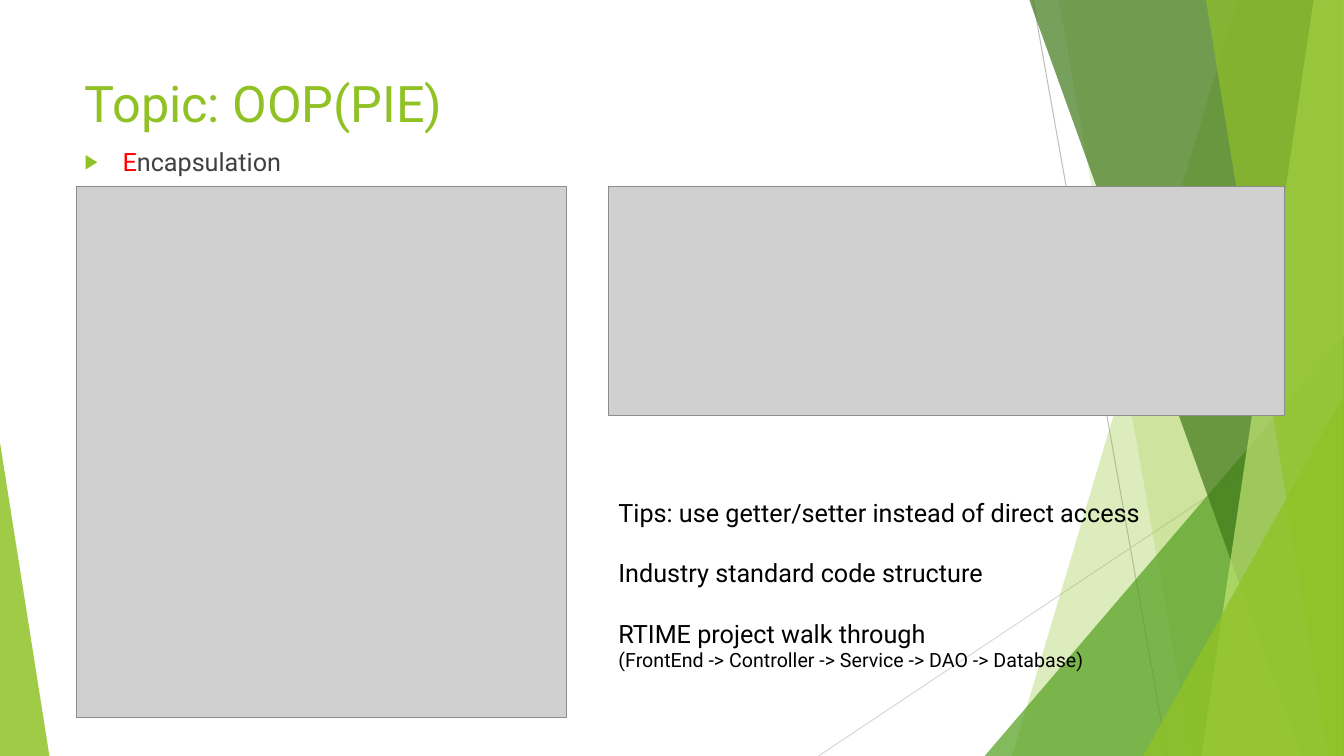
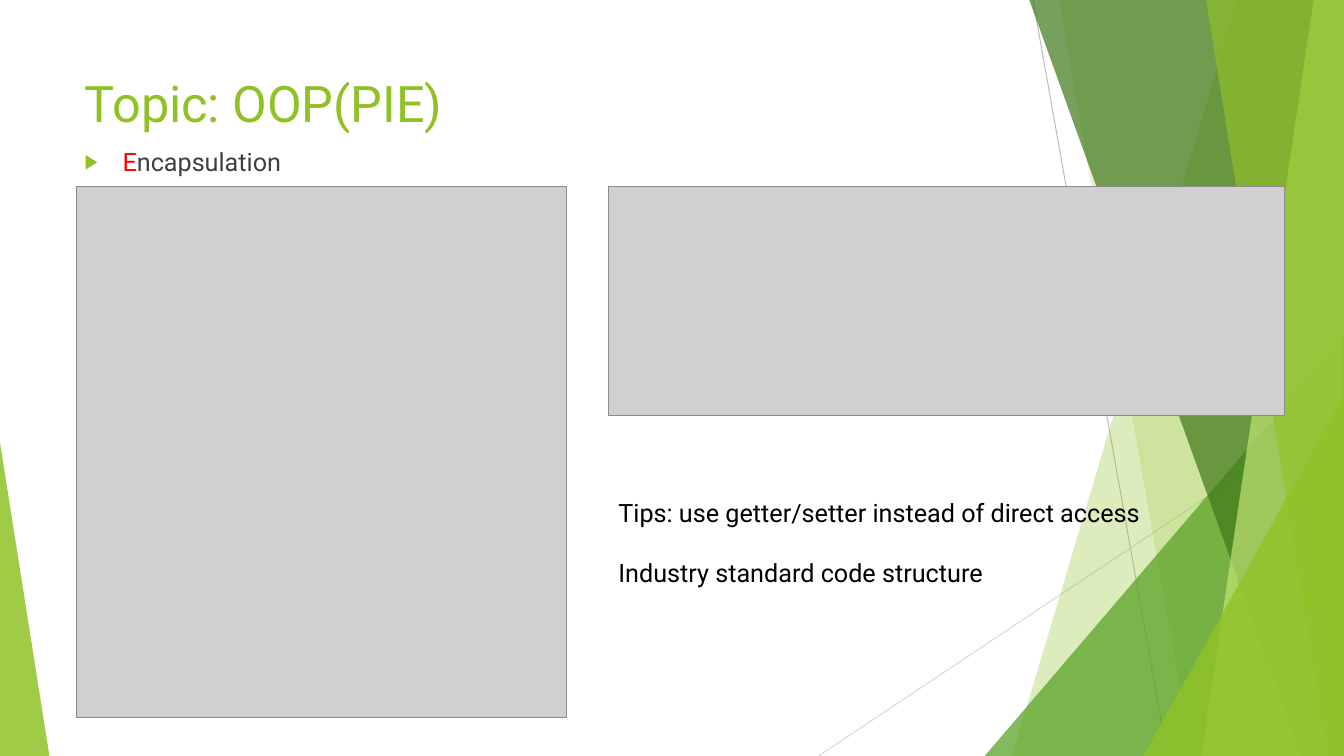
Before and after one commit to liqichen168/Course-May-2019, a slide deck: slide 10 of powerpoints/1_Core_Java.pptx. Drawn at 1344x756 pixels with LibreOffice and Linux fonts; fonts in the diff are those of the drawing; grey boxes stand for pictures. Boxes give left, top, right and bottom in pixels: in the first picture for what was removed or moved away, otherwise in the second. Text is boxed around its words. In the diff, an @@ line names an element or a change of style, - is before the commit and + after.

```diff
--- a/powerpoints/1_Core_Java.pptx
+++ b/powerpoints/1_Core_Java.pptx
@@ text at bbox=[618, 624, 1083, 673]: paragraphs removed @@
-RTIME project walk through
-(FrontEnd -> Controller -> Service -> DAO -> Database)
```
Also in this commit, not shown: 3 other slides changed, 1 other file.
